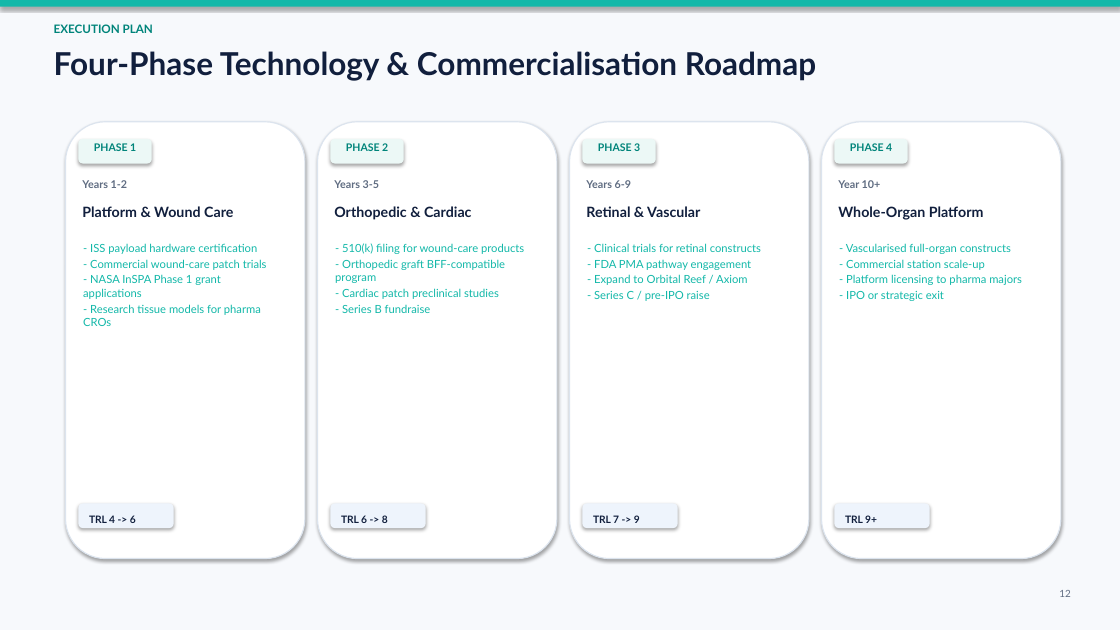
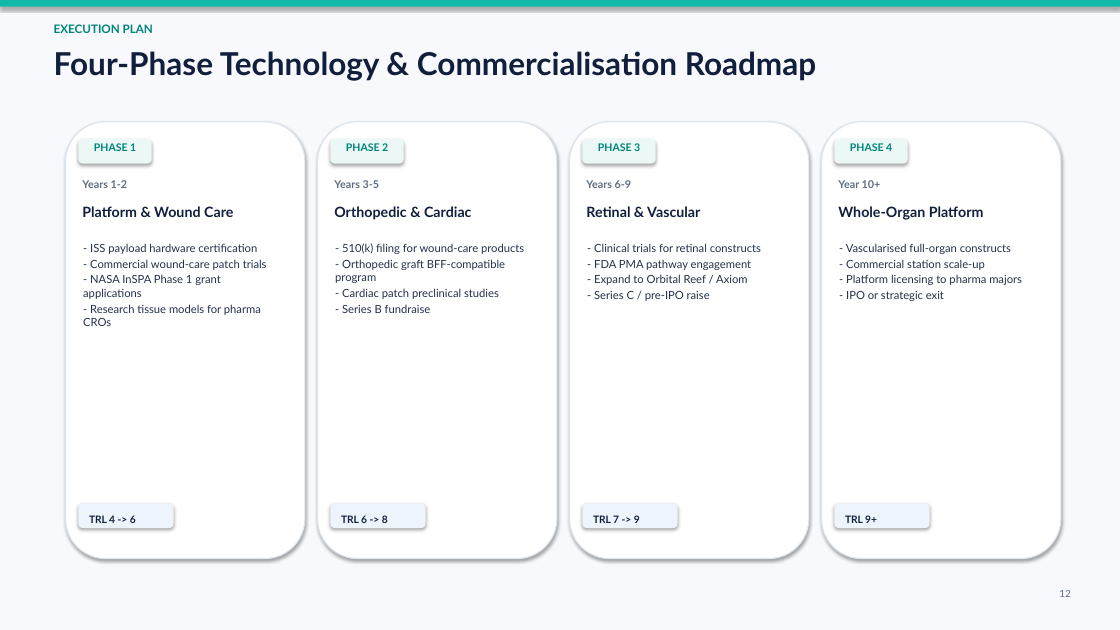
Before and after one commit to anthonyleedu/anthonyleedu, a slide deck: slide 12 of Samuel Space Organ and Tissue Engineering - Investor Presentation (2).pptx. Drawn at 1120x630 pixels with LibreOffice and Linux fonts; fonts in the diff are those of the drawing. Boxes give left, top, right and bottom in pixels: in the first picture for what was removed or moved away, otherwise in the second. Text is boxed around its words. In the diff, an @@ line names an element or a change of style, - is before the commit and + after.

```diff
--- a/Samuel Space Organ and Tissue Engineering - Investor Presentation (2).pptx
+++ b/Samuel Space Organ and Tissue Engineering - Investor Presentation (2).pptx
@@ text colour #13B8A9 to #24314A in 4 elements at box(83, 243, 267, 326), box(335, 243, 524, 313), box(594, 243, 761, 301), box(846, 243, 1022, 301) @@
```
Also in this commit, not shown: 3 other slides changed, 10 other files.
